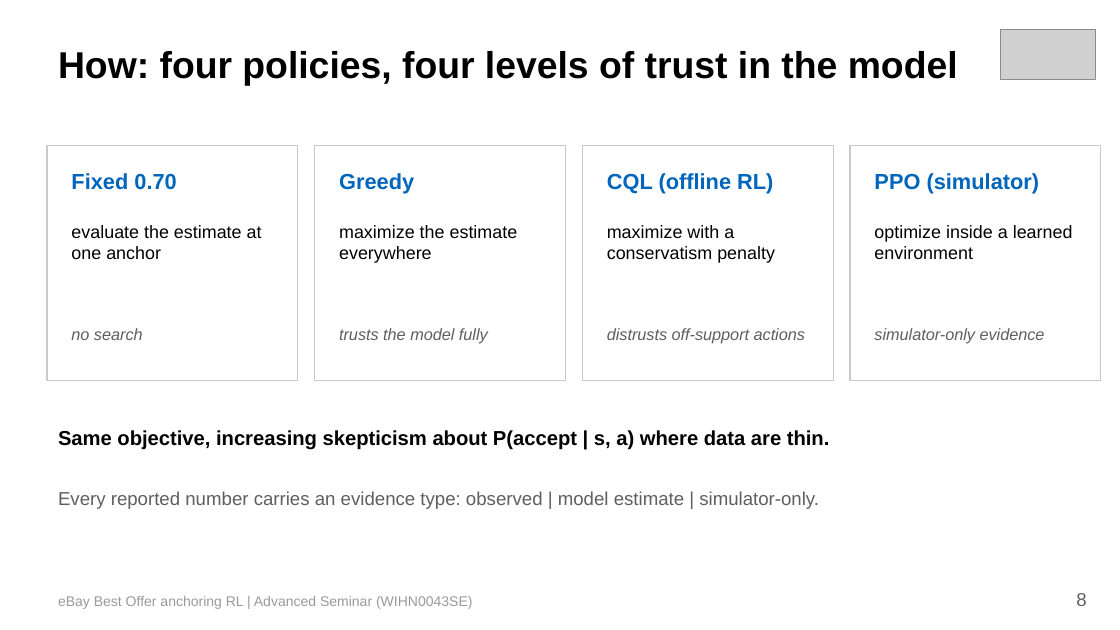
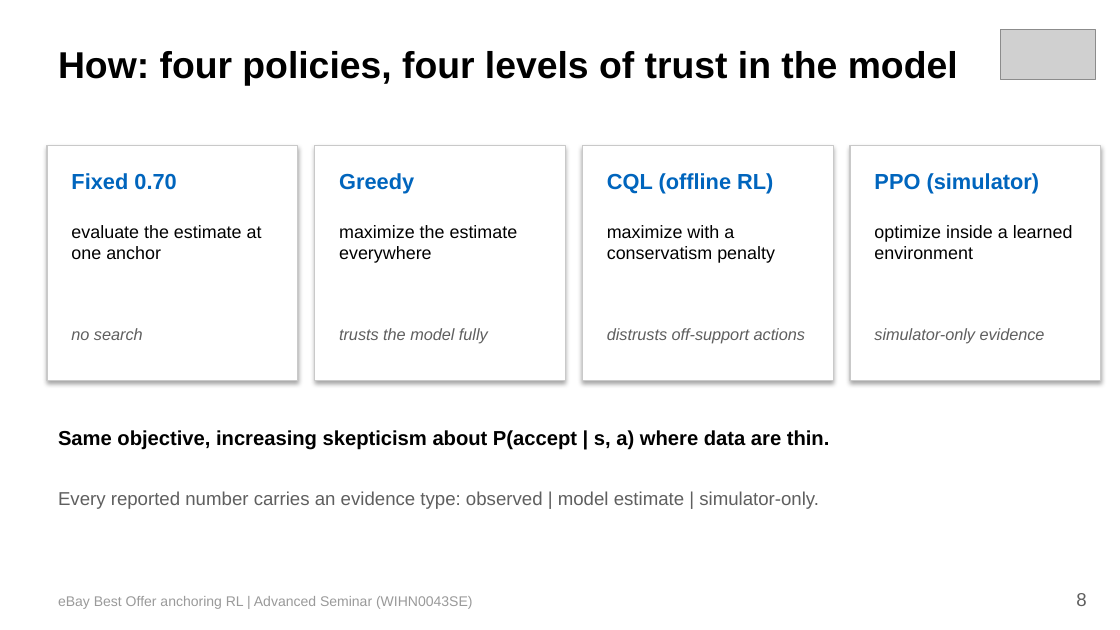
Before and after one commit to soluthan/ebay-anchoring-rl-final, a slide deck: slide 8 of report/ebay_anchoring_rl_presentation.pptx. Drawn at 1120x630 pixels with LibreOffice and Linux fonts; fonts in the diff are those of the drawing; grey boxes stand for pictures. Boxes give left, top, right and bottom in pixels: in the first picture for what was removed or moved away, otherwise in the second. Text is boxed around its words. In the diff, an @@ line names an element or a change of style, - is before the commit and + after.

```diff
--- a/report/ebay_anchoring_rl_presentation.pptx
+++ b/report/ebay_anchoring_rl_presentation.pptx
@@ shadow on in 4 elements at [47,146,298,381], [315,146,566,381], [582,146,833,381], [850,146,1101,381] @@
```
Also in this commit, not shown: 2 other slides changed, 1 slide added.
